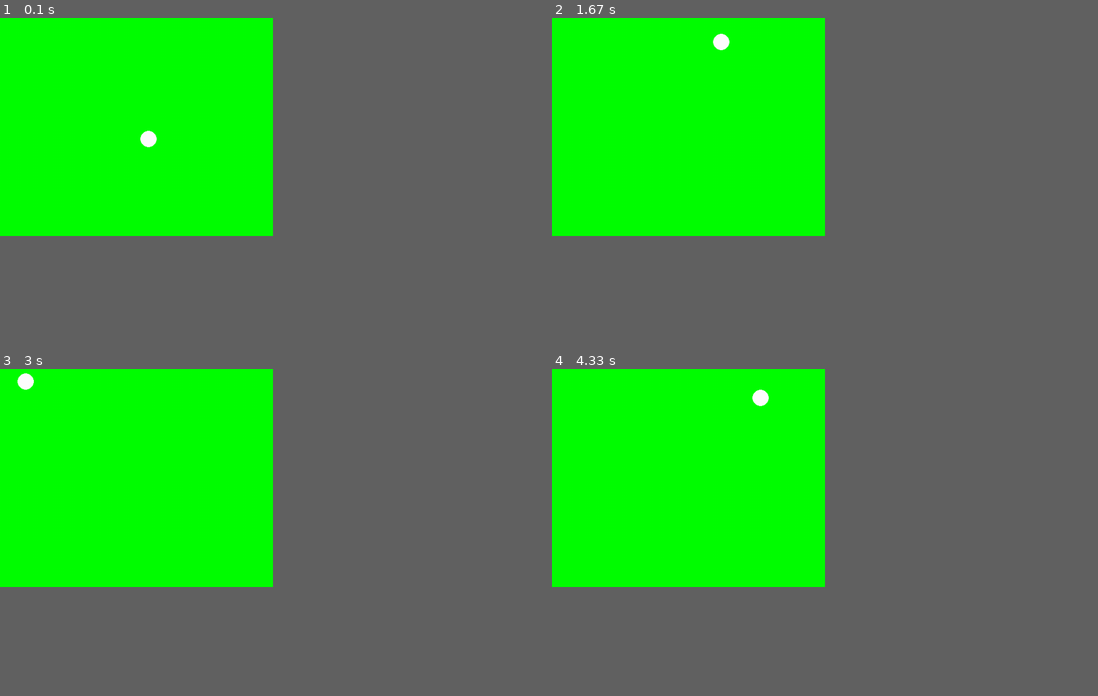
Above: before the commit, frames 1-4 (two rows, left to right).
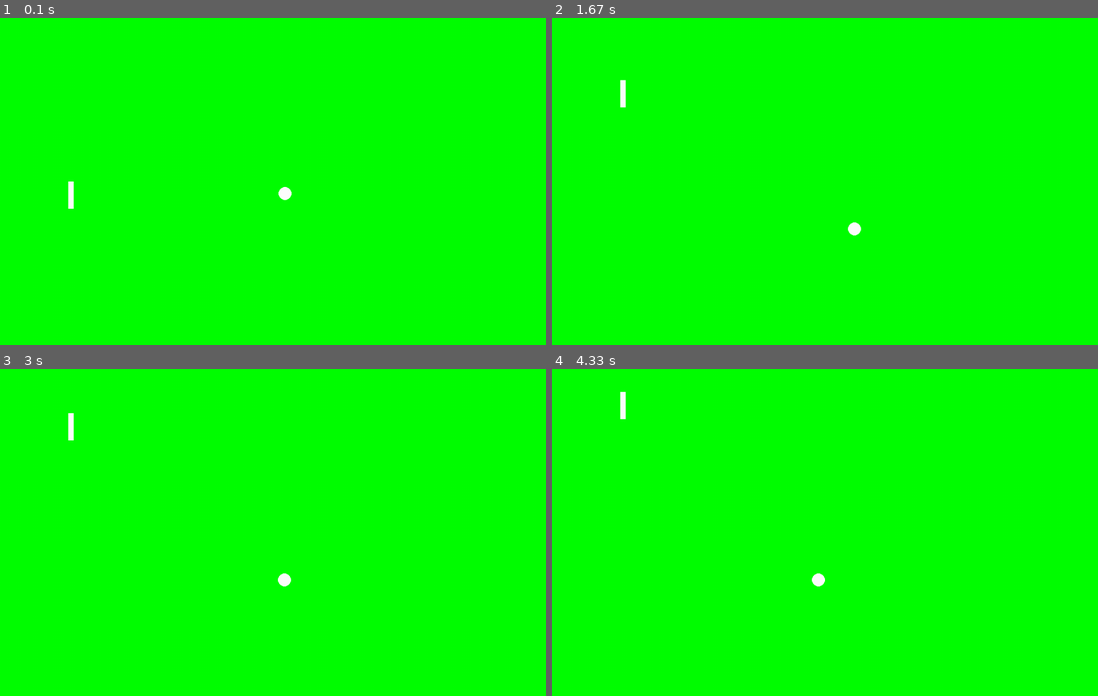
Above: after the commit, the same moments.

Repository: MaximusTrue/Spacedash
Game: pygame game, started from pong.py
Two runs of this game, one before a commit and one after it. Both use one fixed random seed, a clock stepped at 60 frames per second and the inputs below.
Inputs:
- Up to frame 1 (0.1 s): no input
- Up to frame 2 (1.67 s): hold Space 0.33-0.8 s; hold W 0.33-0.8 s; hold W 0.83-1.3 s; tap Space at 0.9, 1.2, 1.4 s; hold S 1.33-1.63 s
- Up to frame 3 (3 s): hold W 1.67-2.03 s; tap Space at 1.73, 2.13, 2.53, 2.87 s; hold S 2.07-2.43 s; hold W 2.47-2.77 s; hold S from 2.8 s (still down)
- Up to frame 4 (4.33 s): release S at 3.1 s; hold W 3.13-3.5 s; tap Space at 3.2, 3.6, 4 s; hold S 3.53-3.9 s; hold W 3.93-4.23 s; hold S from 4.27 s (still down)
In our replay, the window is 450x360 before the commit and 900x540 after it. These sizes can differ from the game's own. Grey fills any space a smaller window leaves; there, only what the larger window draws over its background counts as a difference.

The runs differ from the first frame. In frame 1, 0.3% of the frame differs, in the area x 12-54%, y 34-59%; in frame 2, 0.3%, in the area x 12-57%, y 4-67%; in frame 3, 0.3%; in frame 4, 0.3%.

Commit message:
Pixel perfect collision

Diff:
--- a/pong.py
+++ b/pong.py
@@ -6,21 +6,26 @@
 def main():
     pygame.init()
 
-    DISPLAY=pygame.display.set_mode((500,400),0,32)
+    DISPLAY=pygame.display.set_mode((1000, 600),0,32)
 
     WHITE = (255,255,255)
     BLUE = (0,0,255)
 
-    radius = 15
+    #Ball Constants
+    radius = 12
     velocity = pygame.Vector2()
     velocity.xy = 2.5, 2.5
     acceleration = 0.1
     clock = pygame.time.Clock()
     running = True
     dt = 0
-    jump = False
 
-    player_pos = pygame.Vector2(DISPLAY.get_width() / 2, DISPLAY.get_height() / 2)
+    #Player Constants
+    playerVel = pygame.Vector2()
+    playerVel.xy = 0, 0
+
+    ball_pos = pygame.Vector2(DISPLAY.get_width() / 2, DISPLAY.get_height() / 2)
+    player_pos = pygame.Vector2(DISPLAY.get_width() / 8, DISPLAY.get_height() / 2)
 
 
     while True:
@@ -31,31 +36,57 @@
             if event.type==QUIT:
                 pygame.quit()
                 sys.exit()
-            if event.type == KEYDOWN:
-                if event.key == K_SPACE:
-                    jump = True
 
+        # Background
         DISPLAY.fill("green")
-        pygame.draw.circle(DISPLAY, "white", (player_pos.x, player_pos.y), radius)
 
-        player_pos.x += velocity.x
-        player_pos.y += velocity.y
+        # Ball
+        pygame.draw.circle(DISPLAY, "white", (ball_pos.x, ball_pos.y), radius)
 
-        if(player_pos.x + radius > DISPLAY.get_width()):
-            velocity.x *= -1
-        if(player_pos.x - radius < 0):
-            velocity.x *= -1
-        if(player_pos.y + radius > DISPLAY.get_height()):
-            velocity.y *= -1
-        if(player_pos.y - radius < 0):
-            velocity.y *= -1
+        # Moving Ball
+        ball_pos.x += velocity.x
+        ball_pos.y += velocity.y
 
-        # Now can't hold space to jump, have to press it each time
-        if(jump):
-            velocity.y = -3
-            jump = False
+        if(ball_pos.x + radius > DISPLAY.get_width()):
+            velocity.x = -2.5
+        if(ball_pos.x - radius < 0):
+            velocity.x = 2.5
+        if(ball_pos.y + radius > DISPLAY.get_height()):
+            velocity.y = -2.5
+        if(ball_pos.y - radius < 0):
+            velocity.y = 2.5
+
+        # Player
+        pygame.draw.rect(DISPLAY, "white", (player_pos.x, player_pos.y, 10, 50))
+
+        # Move player up and down
+        if keys[K_w]:
+            player_pos.y -= 3
+        if keys[K_s]:
+            player_pos.y += 3
+
+        # Player collision with walls
+        if player_pos.y < 0:
+            player_pos.y = 0
+        if player_pos.y + 50 > DISPLAY.get_height():
+            player_pos.y = DISPLAY.get_height() - 50
 
 
+        # Collision with player
+        # TODO: If ball hits top/bottom of player, it will bounce of the top/bottom of the player continuning in the same direction
+        if ball_pos.x - radius < player_pos.x + 10 and ball_pos.x - radius > player_pos.x and ball_pos.y + radius > player_pos.y and ball_pos.y - radius < player_pos.y + 50:
+            velocity.x = 2.5
+        # if ball_pos.x + radius < player_pos.x + 5 and ball_pos.y
+
+        # Scored
+        if ball_pos.x - radius < 0:
+            ball_pos.x = DISPLAY.get_width() / 2
+            ball_pos.y = DISPLAY.get_height() / 2
+
+        if keys[K_SPACE]:
+            velocity.xy = -0.25, velocity.y * 0.1
+
+        # Update the display
         pygame.display.update()
         pygame.time.delay(10)
 
